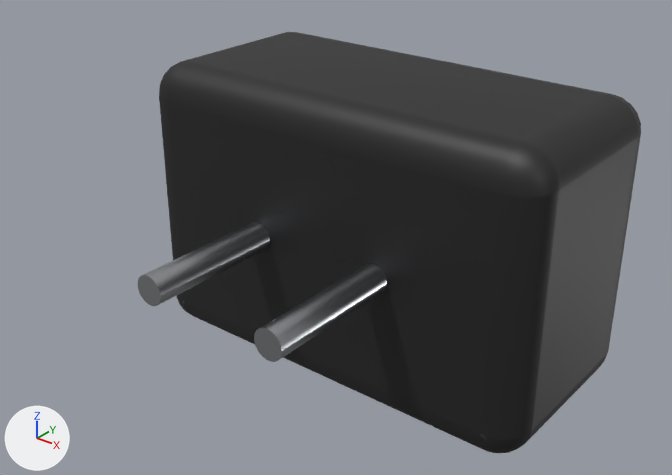
One commit to the glTF model web/public/models/parts/rpi-psu-5v1-3a-bb.glb: the scene before it, then after it.
One viewpoint serves both versions: a camera (50 mm lens) standing at (68.2, -110.6, 53.8) and looking at (0.0, -25.5, 1.0). Arrows for +X, +Y and +Z are at lower left; the lights stay in place. The picture after the commit comes second. Where no turn or scale is listed for an object, it has been applied to the vertices.

The scene before the commit, as lines of its bpy script (objects in view):
```python
me_body = bpy.data.meshes.new('body')
me_body.from_pydata(...)  # 312 vertices, 620 faces; spans x -32767.0..32767.0, y -32767.0..32767.0, z -32767.0..32767.0
me_body.materials.append(mat_pai__1f1f21)  # black #1f1f21
me_cable = bpy.data.meshes.new('cable')
me_cable.from_pydata(...)  # 105 vertices, 206 faces; spans x -5.4..5.4, y -1.6..1.6, z -10.5..10.5
me_cable.materials.append(mat_pai__1e1e1e)  # black #1e1e1e
me_plug_pin_1 = bpy.data.meshes.new('plug_pin_1')
me_plug_pin_1.from_pydata(...)  # a 26-sided cylinder along y spanning x -2.0..2.0, y -9.5..9.5, z -2.0..2.0
me_plug_pin_1.materials.append(mat_pai__b9bcc0)  # light grey #b9bcc0
me_plug_pin_2 = bpy.data.meshes.new('plug_pin_2')
me_plug_pin_2.from_pydata(...)  # a 26-sided cylinder along y spanning x -2.0..2.0, y -9.5..9.5, z -2.0..2.0
me_plug_pin_2.materials.append(mat_pai__b9bcc0)  # light grey #b9bcc0
ob_body = bpy.data.objects.new('body', me_body)
ob_body.location = (0.0, -15.0, 0.0)
ob_body.scale = (0.000916, 0.000458, 0.00061)
ob_cable = bpy.data.objects.new('cable', me_cable)
ob_cable.location = (3.8, -4.0, -28.5)
ob_plug_pin_1 = bpy.data.objects.new('plug_pin_1', me_plug_pin_1)
ob_plug_pin_1.location = (-9.5, -39.5, 0.0)
ob_plug_pin_2 = bpy.data.objects.new('plug_pin_2', me_plug_pin_2)
ob_plug_pin_2.location = (9.5, -39.5, 0.0)
```
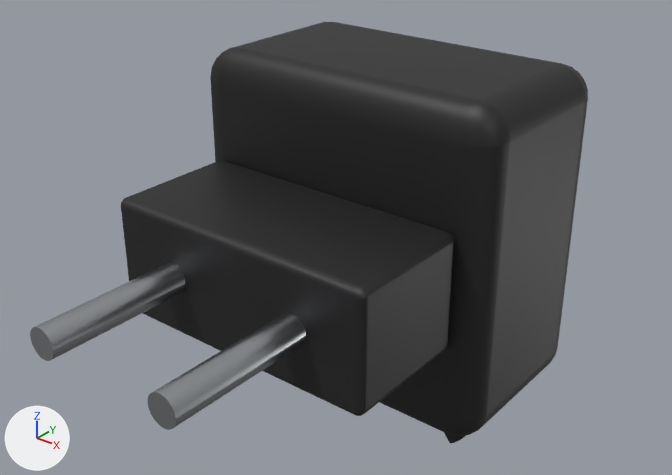
Where the change shows, as pixel boxes [x1, y1, x2, y2] in the pictures (672 x 475 px):
'body', moved, rescaled (22% narrower)
    before: [159, 32, 641, 453]
    after: [210, 22, 588, 436]
'plug_base', added (black)
    after: [121, 161, 454, 416]
'plug_pin_2', moved
    before: [254, 263, 387, 362]
    after: [148, 313, 306, 430]
'plug_pin_1', moved
    before: [138, 222, 270, 306]
    after: [30, 263, 185, 361]
'cable', moved (not visible before)
    after: [444, 432, 465, 443]

The change, as a diff of the scene's bpy script:
```diff
--- a/web/public/models/parts/rpi-psu-5v1-3a-bb.glb.py
+++ b/web/public/models/parts/rpi-psu-5v1-3a-bb.glb.py
@@ me_plug_base @@
+me_plug_base.from_pydata(...)  # 312 vertices, 620 faces; spans x -19.0..19.0, y -9.0..9.0, z -8.0..8.0
+me_plug_base.materials.append(mat_pai__1f1f21)  # black #1f1f21
@@ ob_body @@
 ob_body = bpy.data.objects.new('body', me_body)
-ob_body.location = (0.0, -15.0, 0.0)
-ob_body.scale = (0.000916, 0.000458, 0.00061)
+ob_body.location = (0.0, -13.5, 0.0)
+ob_body.scale = (0.000687, 0.000412, 0.000687)
@@ ob_plug_pin_1 @@
 ob_plug_pin_1 = bpy.data.objects.new('plug_pin_1', me_plug_pin_1)
-ob_plug_pin_1.location = (-9.5, -39.5, 0.0)
+ob_plug_pin_1.location = (-9.5, -54.5, 0.0)
@@ ob_plug_pin_2 @@
 ob_plug_pin_2 = bpy.data.objects.new('plug_pin_2', me_plug_pin_2)
-ob_plug_pin_2.location = (9.5, -39.5, 0.0)
+ob_plug_pin_2.location = (9.5, -54.5, 0.0)
@@ ob_cable @@
 ob_cable = bpy.data.objects.new('cable', me_cable)
-ob_cable.location = (3.8, -4.0, -28.5)
+ob_cable.location = (3.8, -4.0, -31.0)
@@ ob_plug_base @@
+ob_plug_base = bpy.data.objects.new('plug_base', me_plug_base)
+ob_plug_base.location = (0.0, -36.0, 0.0)
```
